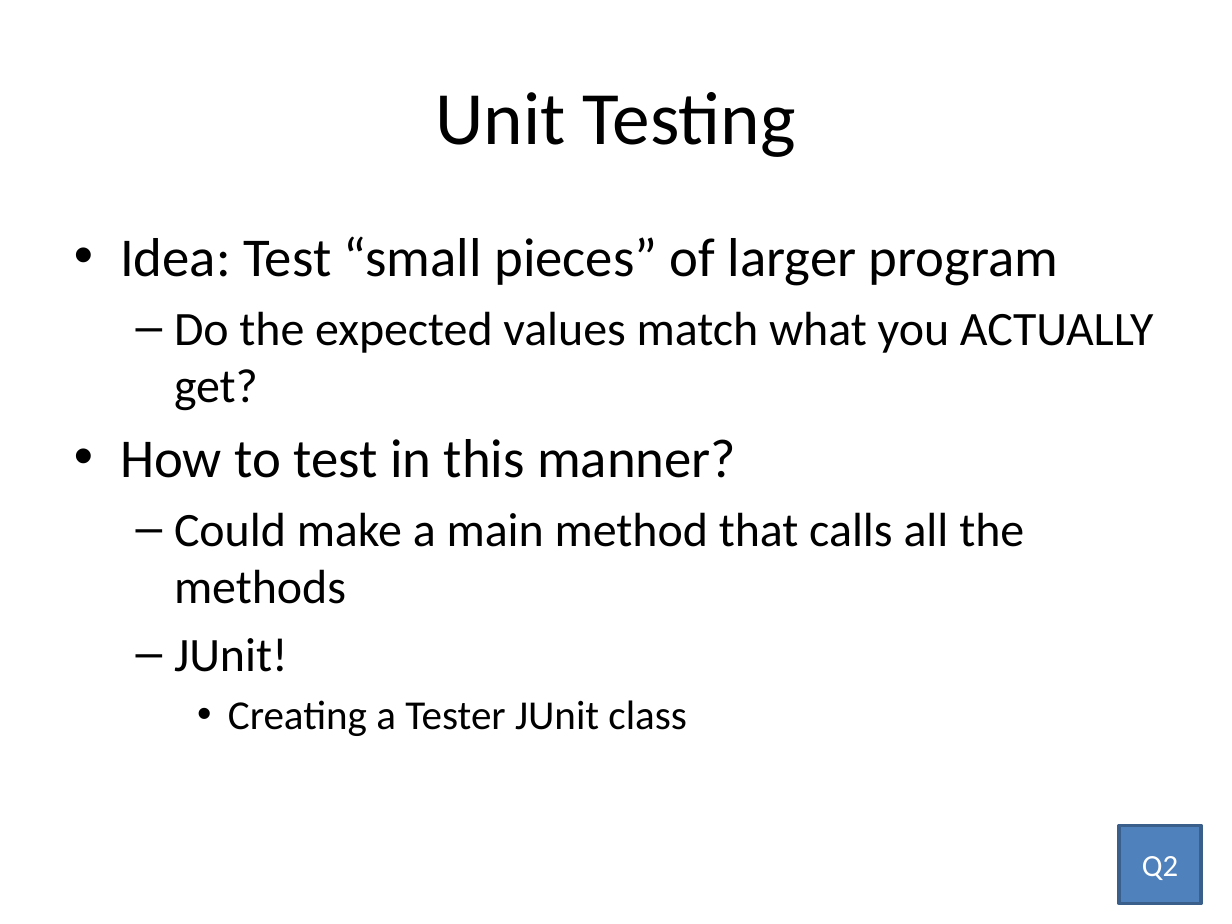
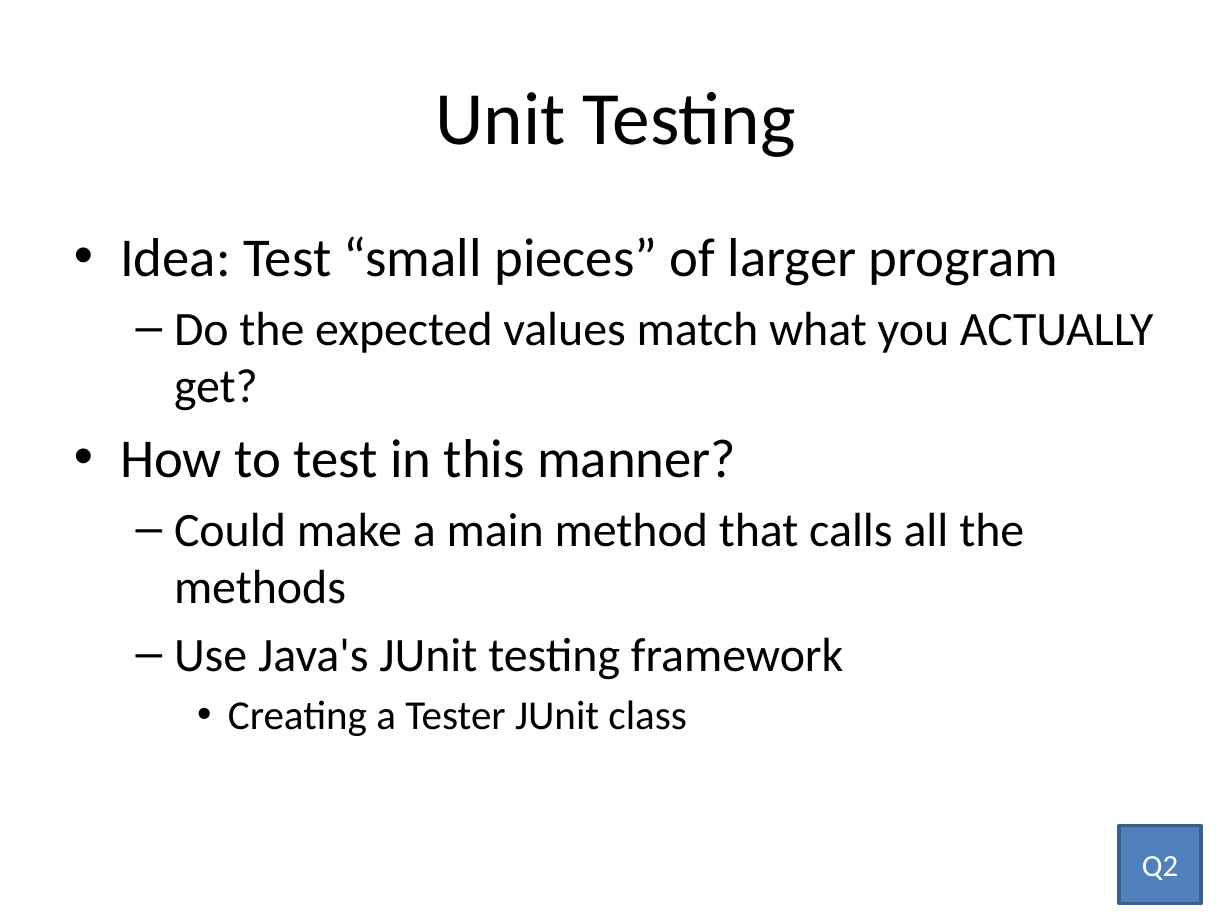
Before and after one commit to RHIT-CSSE/csse220, a slide deck: slide 20 of ClassMaterials/IntroToUnitTesting/Slides/UnitTesting.pptx (slide 14 before the commit). Drawn at 1232x924 pixels with LibreOffice and Linux fonts; fonts in the diff are those of the drawing. Boxes give left, top, right and bottom in pixels: in the first picture for what was removed or moved away, otherwise in the second. Text is boxed around its words. In the diff, an @@ line names an element or a change of style, - is before the commit and + after.

```diff
--- a/ClassMaterials/IntroToUnitTesting/Slides/UnitTesting.pptx
+++ b/ClassMaterials/IntroToUnitTesting/Slides/UnitTesting.pptx
@@ text at [174,637,843,680]: text changed @@
-  – JUnit!
+  – Use Java's JUnit testing framework
```
Also in this commit, not shown: 4 other slides changed, 7 slides added, 1 slide removed.
